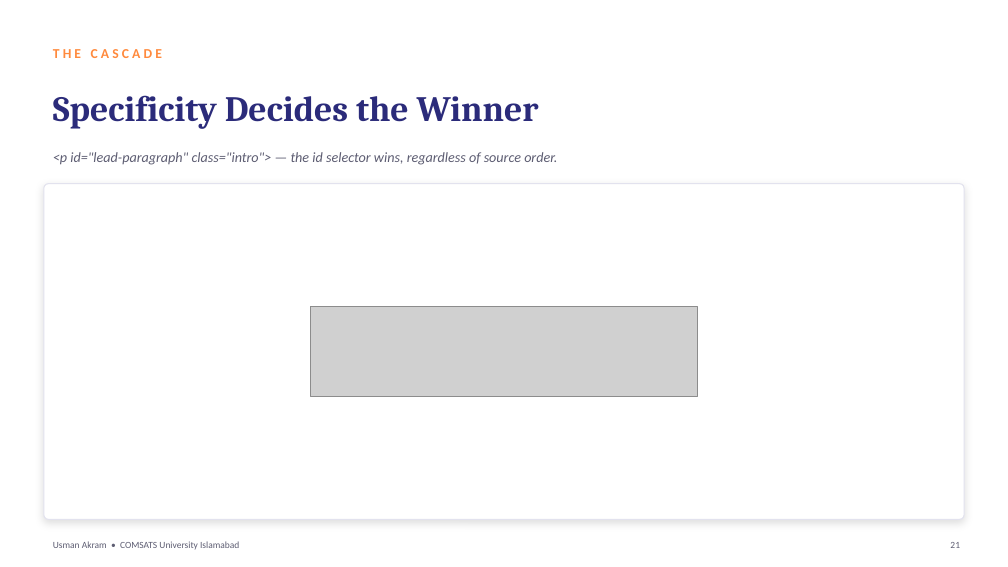
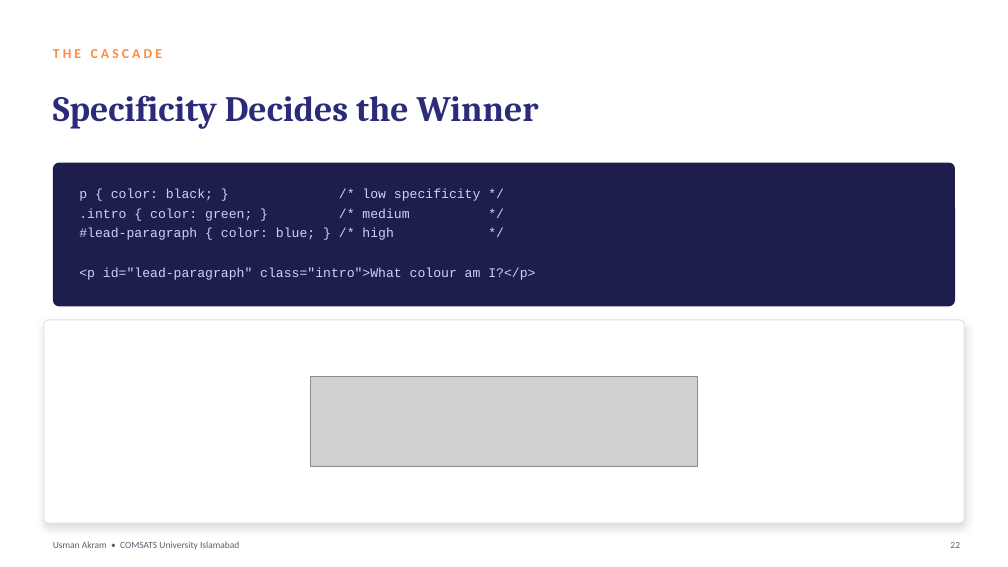
Before and after one commit to mua22/mern-web-book, a slide deck: slide 22 of slides/CSC336-Lecture-05-CSS-Fundamentals.pptx (slide 21 before the commit). Drawn at 1008x567 pixels with LibreOffice and Linux fonts; fonts in the diff are those of the drawing; grey boxes stand for pictures. Boxes give left, top, right and bottom in pixels: in the first picture for what was removed or moved away, otherwise in the second. Text is boxed around its words. In the diff, an @@ line names an element or a change of style, - is before the commit and + after.

```diff
--- a/slides/CSC336-Lecture-05-CSS-Fundamentals.pptx
+++ b/slides/CSC336-Lecture-05-CSS-Fundamentals.pptx
@@ text removed at [53, 152, 557, 165] @@
-<p id="lead-paragraph" class="intro"> — the id selector wins, regardless of source order.
@@ rounded rectangle added at [53, 163, 955, 306], fill #1E1E4C @@
@@ text added at [79, 189, 535, 280], 12.5 pt, text #C9D3F5 @@
+p { color: black; } /* low specificity */
+.intro { color: green; } /* medium */
+#lead-paragraph { color: blue; } /* high */
+<p id="lead-paragraph" class="intro">What colour am I?</p>
@@ rounded rectangle: place and size @@
-rounded rectangle at [44, 184, 964, 520]
+rounded rectangle at [44, 320, 964, 523]
@@ rounded rectangle at [44, 320, 964, 523]: proportions changed @@
@@ picture: place and size @@
-picture at [311, 307, 698, 396]
+picture at [311, 377, 698, 466]
```
Also in this commit, not shown: 27 other slides changed, 1 slide added, 2 other files.
